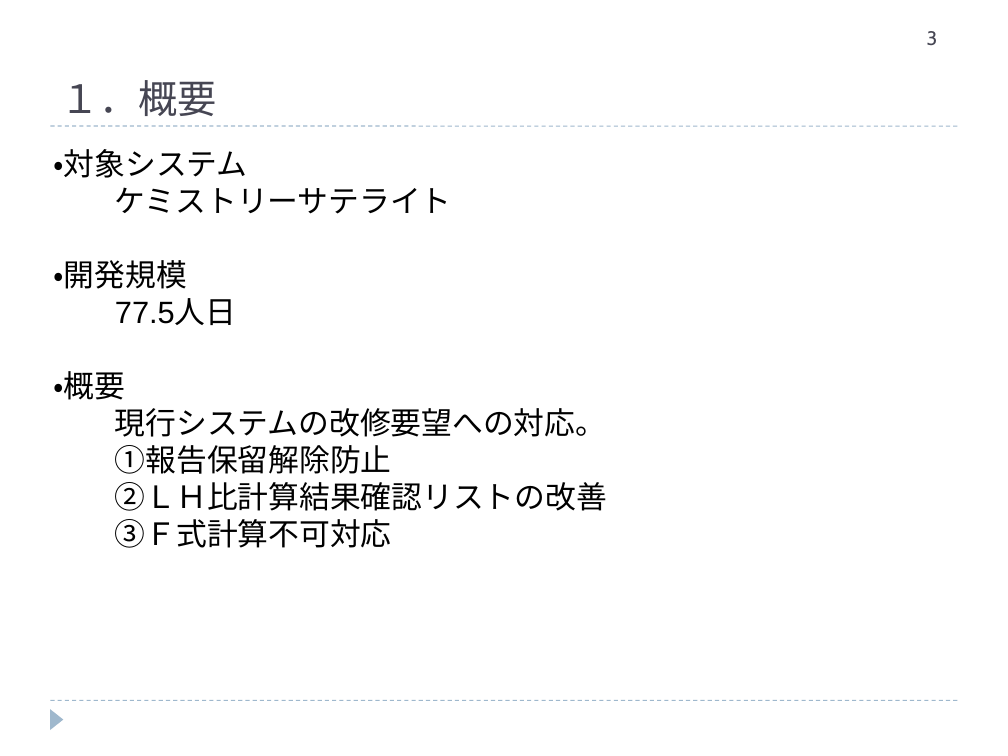
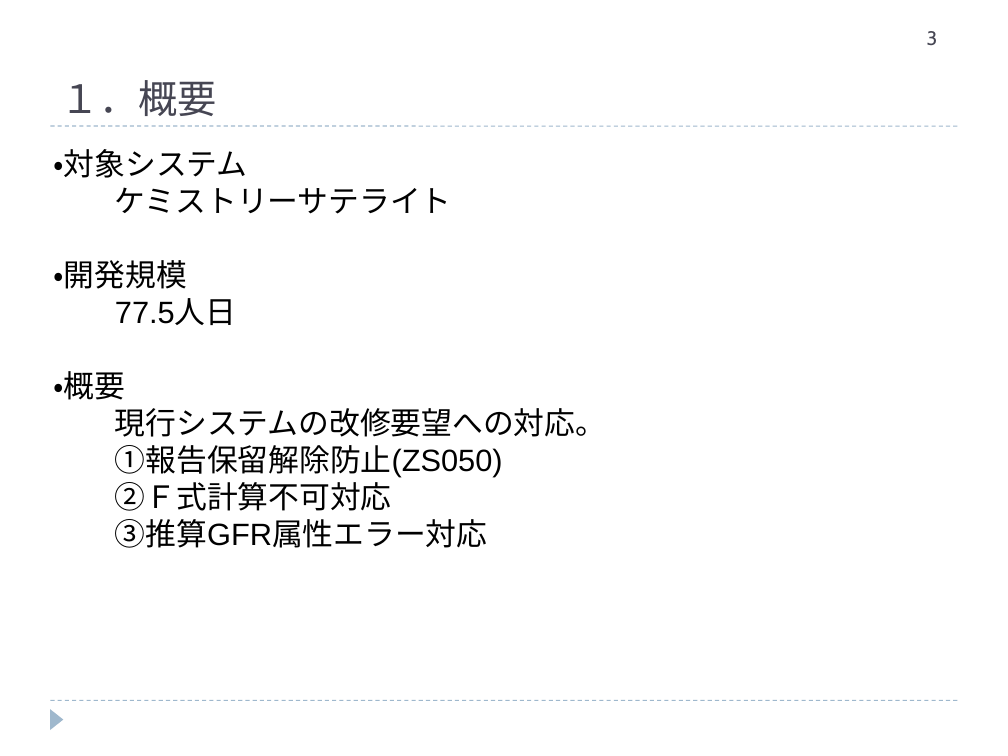
Before and after one commit to hanyutatsuya/Chemistory, a slide deck: slide 3 of 次期システム対応/レビュー2/ケミストリー次期先行対応_20230807.ppt. Drawn at 1008x756 pixels with LibreOffice and Linux fonts; fonts in the diff are those of the drawing. Boxes give left, top, right and bottom in pixels: in the first picture for what was removed or moved away, otherwise in the second. Text is boxed around its words. In the diff, an @@ line names an element or a change of style, - is before the commit and + after.

```diff
--- a/次期システム対応/レビュー2/ケミストリー次期先行対応_20230807.ppt
+++ b/次期システム対応/レビュー2/ケミストリー次期先行対応_20230807.ppt
@@ text at box(115, 445, 503, 548): text changed @@
-①報告保留解除防止
-②ＬＨ比計算結果確認リストの改善
-③Ｆ式計算不可対応
+①報告保留解除防止(ZS050)
+②Ｆ式計算不可対応
+③推算GFR属性エラー対応
```
Also in this commit, not shown: 6 other slides changed, 2 slides added, 1 slide removed.
